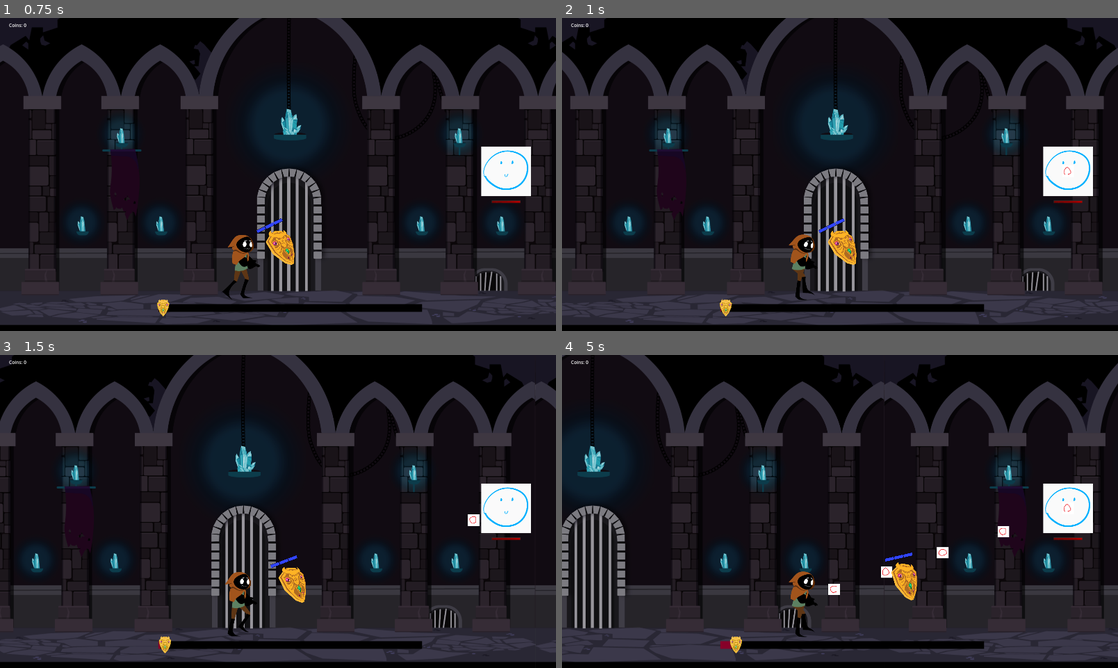
Above: before the commit, frames 1-4 (two rows, left to right).
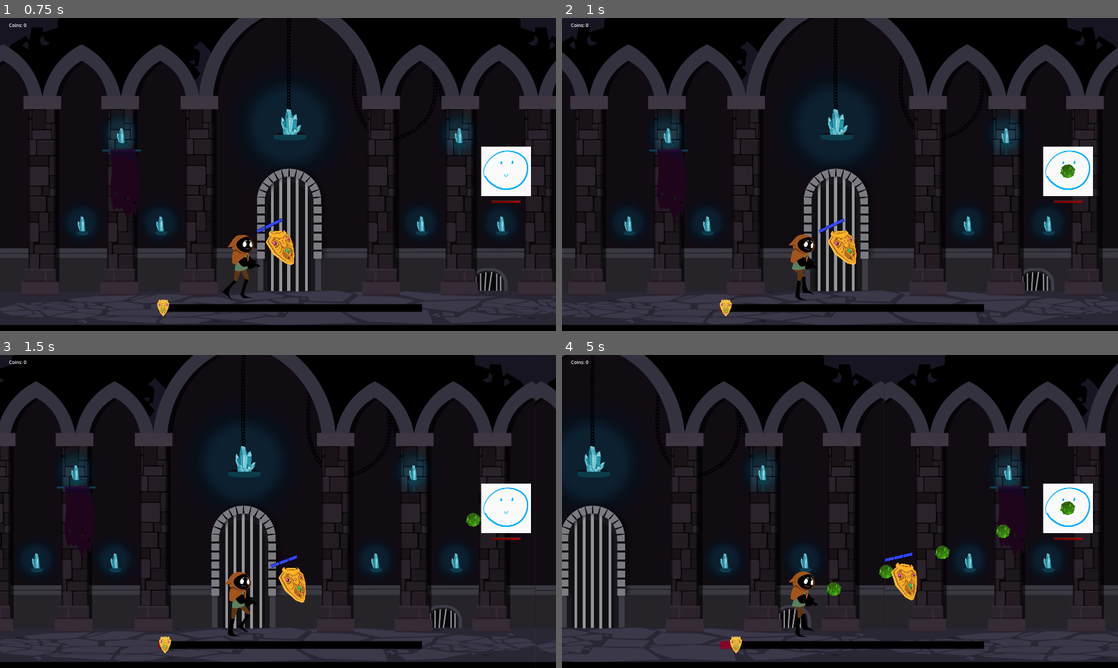
Above: after the commit, the same moments.

Repository: Cookie-Tin-Studios/Heroes-Shield
Game: Godot game, scene res://scenes/menu/main_menu.tscn
Two runs of this game, one before a commit and one after it. Both use one fixed random seed, a clock stepped at 60 frames per second and the inputs below.
Inputs (mouse positions are in pixels of both pictures, inside the frame that each line leads up to):
- Up to frame 1 (0.75 s): click "Start" at 0.5 s
- Up to frame 2 (1 s): no input
- Up to frame 3 (1.5 s): move the mouse to (400, 495) at 1.27 s; hold Right (ui_right) from 1.28 s (still down); click (400, 495) at 1.35 s
- Up to frame 4 (5 s): move the mouse to (728, 527) at 2.02 s; release Right (ui_right) at 2.03 s; hold Down (ui_down) 2.03-2.78 s; tap Space (shield_dash) at 2.1, 3.6 s; move the mouse to (895, 442) at 2.77 s; hold Right (ui_right) 2.78-3.53 s; click (895, 442) at 2.85 s; move the mouse to (812, 574) at 3.52 s; hold Up (ui_up) 3.53-4.28 s; move the mouse to (1006, 558) at 4.27 s; hold Left (ui_left) from 4.28 s (still down); click (1006, 558) at 4.35 s

Frame 1 is identical in both runs. In frame 2, less than 0.1% of the frame differs, in the area x 89-93%, y 46-52%; in frame 3, less than 0.1%; in frame 4, 0.5%, in the area x 47-93%, y 46-78%.

Commit message:
Add parried object collisions

Diff:
--- a/scenes/projectile.tscn
+++ b/scenes/projectile.tscn
@@ -1,32 +1,25 @@
-[gd_scene load_steps=8 format=3 uid="uid://dmxf6gcphgjg5"]
+[gd_scene load_steps=7 format=3 uid="uid://dmxf6gcphgjg5"]
 
 [ext_resource type="Script" path="res://scripts/projectile.gd" id="1_wf0ix"]
-[ext_resource type="Texture2D" uid="uid://dkft7ngvvftf7" path="res://assets/sprites/projectile_1.png" id="2_tkcaq"]
-[ext_resource type="Texture2D" uid="uid://bfy4iyh5k85tm" path="res://assets/sprites/projectile_2.png" id="3_t46ee"]
-[ext_resource type="Texture2D" uid="uid://c4nm7vmrf5dbs" path="res://assets/sprites/projectile_3.png" id="4_21qjv"]
+[ext_resource type="Texture2D" uid="uid://dsq5p7rv3ynsq" path="res://assets/sprites/projectile.png" id="2_sk4y5"]
+[ext_resource type="Script" path="res://scripts/explosion_drawer.gd" id="3_d1sf4"]
 
 [sub_resource type="PhysicsMaterial" id="PhysicsMaterial_hg1lb"]
 bounce = 1.0
+
+[sub_resource type="CircleShape2D" id="CircleShape2D_3b7u6"]
+radius = 50.04
 
 [sub_resource type="SpriteFrames" id="SpriteFrames_1hryt"]
 animations = [{
 "frames": [{
 "duration": 1.0,
-"texture": ExtResource("2_tkcaq")
-}, {
-"duration": 1.0,
-"texture": ExtResource("3_t46ee")
-}, {
-"duration": 1.0,
-"texture": ExtResource("4_21qjv")
+"texture": ExtResource("2_sk4y5")
 }],
 "loop": true,
 "name": &"default",
 "speed": 5.0
 }]
-
-[sub_resource type="CircleShape2D" id="CircleShape2D_3b7u6"]
-radius = 50.04
 
 [node name="Projectile" type="RigidBody2D" groups=["projectiles"]]
 mass = 0.001
@@ -36,13 +29,18 @@
 max_contacts_reported = 1
 script = ExtResource("1_wf0ix")
 
+[node name="CollisionShape2D" type="CollisionShape2D" parent="."]
+shape = SubResource("CircleShape2D_3b7u6")
+one_way_collision_margin = 0.0
+
 [node name="AnimatedSprite2D" type="AnimatedSprite2D" parent="."]
+position = Vector2(-2, -3)
+scale = Vector2(0.227778, 0.225653)
 sprite_frames = SubResource("SpriteFrames_1hryt")
 autoplay = "default"
 frame_progress = 0.00269623
 
-[node name="CollisionShape2D" type="CollisionShape2D" parent="."]
-shape = SubResource("CircleShape2D_3b7u6")
-one_way_collision_margin = 0.0
+[node name="ExplosionDrawer" type="Node2D" parent="."]
+script = ExtResource("3_d1sf4")
 
 [connection signal="body_entered" from="." to="." method="_on_body_entered"]
--- /dev/null
+++ b/scripts/explosion_drawer.gd
@@ -0,0 +1,20 @@
+extends Node2D
+
+# Explosion parameters (passed from the parent projectile)
+var explosion_lines: int = 12
+var explosion_length: float = 50.0
+var explosion_timer: float = 0.2  # Duration of the explosion effect
+
+func _draw() -> void:
+	# Calculate the alpha (transparency) based on the explosion timer
+	var alpha = explosion_timer / 0.2  # Fade out over the explosion duration
+	var color = Color(0, 1, 0, alpha)  # Green color with fading transparency
+
+	# Draw the explosion lines with randomness
+	var angle_increment = (2 * PI) / explosion_lines  # Angle between each line
+	for i in range(explosion_lines):
+		var angle = i * angle_increment + randf_range(-0.2, 0.2)  # Add randomness to the angle
+		var length = explosion_length * randf_range(0.8, 1.2)  # Add randomness to the length
+		var start = Vector2.ZERO  # Start at the center of the projectile
+		var end = Vector2(cos(angle), sin(angle)) * length  # End point of the line
+		draw_line(start, end, color, 2.0)  # Draw a green line with fading transparency
--- a/scripts/projectile.gd
+++ b/scripts/projectile.gd
@@ -22,9 +22,21 @@
 var zig_side = 1
 var zig_period = 0.25  # seconds per flip
 var timer = 0.0
+# Explosion parameters
+var exploding: bool = false
+var explosion_lines: int = 12  # Number of lines to draw for the explosion
+var explosion_length: float = 50.0  # Length of the explosion lines
+var explosion_duration: float = 0.2  # Duration of the explosion effect
+var explosion_timer: float = 0.0
+
+@onready var main_sprite: AnimatedSprite2D = $AnimatedSprite2D
+
+# Reference to the child Node2D for drawing
+@onready var explosion_drawer: Node2D = $ExplosionDrawer
 
 func _ready() -> void:
-	pass
+	# Ensure the explosion drawer is initially hidden
+	explosion_drawer.visible = false
 
 func _physics_process(delta: float) -> void:
 	if parried:
@@ -36,16 +48,30 @@
 		if zigzag_enabled:
 			apply_zigzag(delta)
 
+	# Handle explosion timer
+	if exploding:
+		explosion_timer -= delta
+		if explosion_timer <= 0:
+			queue_free()  # Remove the projectile after the explosion is done
+		explosion_drawer.queue_redraw()  # Redraw the explosion lines
+
 func _on_body_entered(body: Node) -> void:
 	if body is CharacterBody2D or body is RigidBody2D:
 		if body.has_method("take_damage"):
 			body.take_damage(damage)
-			queue_free()
+			print("Projectile hit ", body.name, " for ", damage, " damage.")
+			explode()
 
 		if body.has_method("when_hit"):
 			body.when_hit()  # Apply damage to the target.
-			queue_free()
+			print("when_hit function ran.")
+			explode()
 
+	# Check if the collided body is a parried projectile
+	if body is RigidBody2D and body.has_method("is_parried") and body.is_parried():
+		explode()
+		if body.has_method("explode"):
+			body.explode()
 
 func apply_homing(delta: float) -> void:
 	print("homing applied")
@@ -71,7 +97,6 @@
 	# amplitude is how far we move sideways
 	linear_velocity = forward_dir * base_speed + perpendicular_dir * (zig_side * zigzag_amplitude)
 
-
 func find_nearest_enemy() -> Node2D:
 	var nearest_dist = INF
 	var nearest_enemy: Node2D = null
@@ -87,3 +112,14 @@
 			nearest_enemy = enemy
 
 	return nearest_enemy
+
+func is_parried() -> bool:
+	return parried
+
+func explode() -> void:
+	if not exploding:  # Ensure explosion only happens once
+		exploding = true
+		explosion_timer = explosion_duration
+		main_sprite.visible = false  # Hide the main sprite
+		explosion_drawer.visible = true  # Make the explosion drawer visible
+		explosion_drawer.queue_redraw()  # Trigger the drawing of explosion lines
Binary file removed: assets/sprites/bad background.jpeg
Not shown, removed: assets/sprites/bad background.jpeg.import
Binary file removed: assets/sprites/bad shield.webp
Not shown, removed: assets/sprites/bad shield.webp.import
Not shown, removed: assets/sprites/projectile sprite.png.import
Binary file added: assets/sprites/projectile.png
Not shown, changed: assets/sprites/projectile.png.import
Binary file removed: assets/sprites/projectile_1.png
Binary file removed: assets/sprites/projectile_2.png
Not shown, removed: assets/sprites/projectile_2.png.import
Binary file removed: assets/sprites/projectile_3.png
Not shown, removed: assets/sprites/projectile_3.png.import
